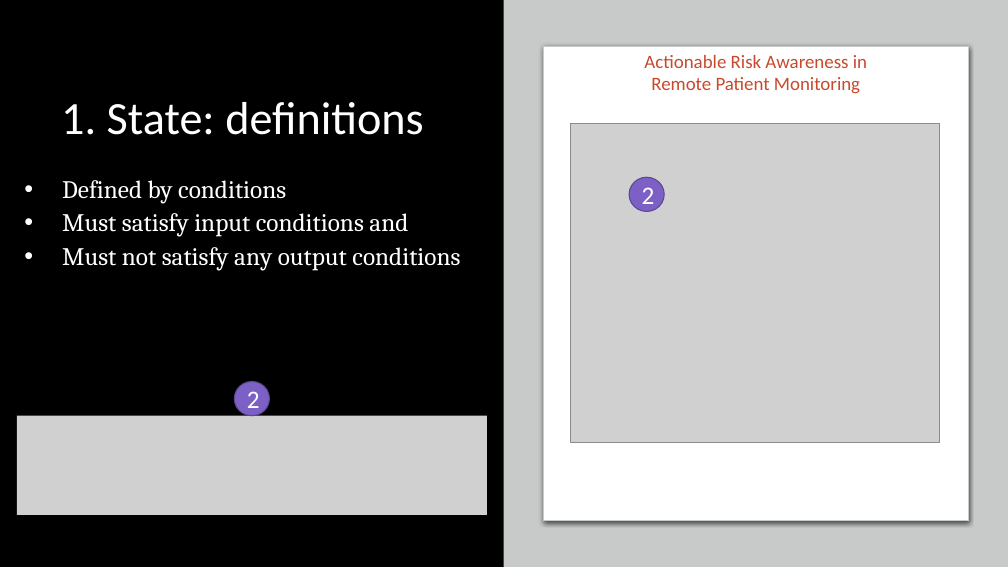
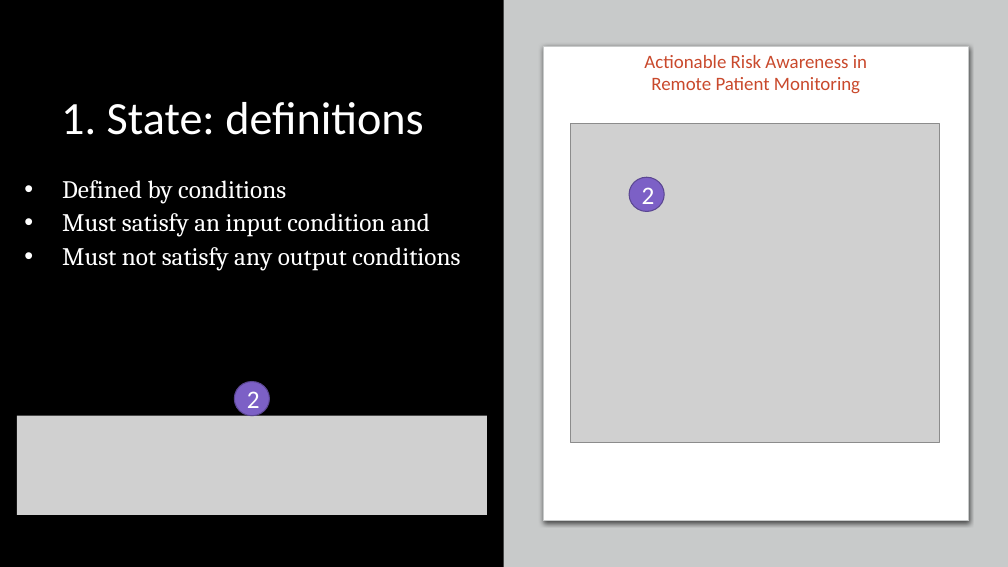
Before and after one commit to ericmercer/SPIN-bpmn-cwp-verification-paper, a slide deck: slide 10 of presentation/syscon-2022.pptx. Drawn at 1008x567 pixels with LibreOffice and Linux fonts; fonts in the diff are those of the drawing; grey boxes stand for pictures. Boxes give left, top, right and bottom in pixels: in the first picture for what was removed or moved away, otherwise in the second. Text is boxed around its words. In the diff, an @@ line names an element or a change of style, - is before the commit and + after.

Commit message:
Fix typo on computing states

```diff
--- a/presentation/syscon-2022.pptx
+++ b/presentation/syscon-2022.pptx
@@ text at (62,213,430,237): text changed @@
-• Must satisfy input conditions and
+• Must satisfy an input condition and
```
